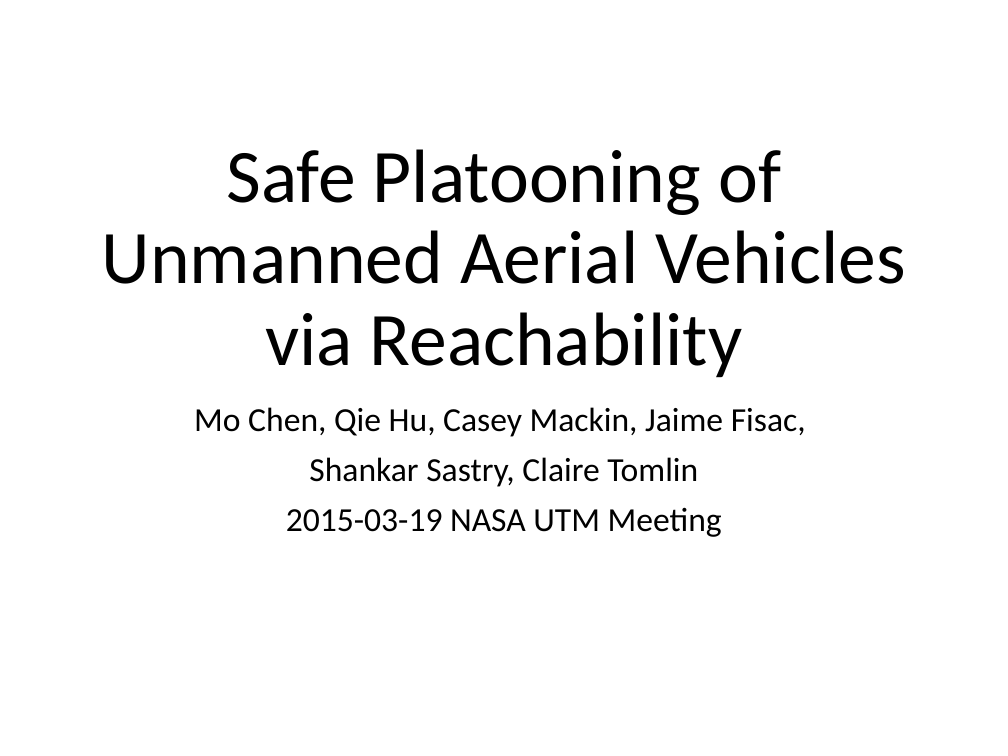
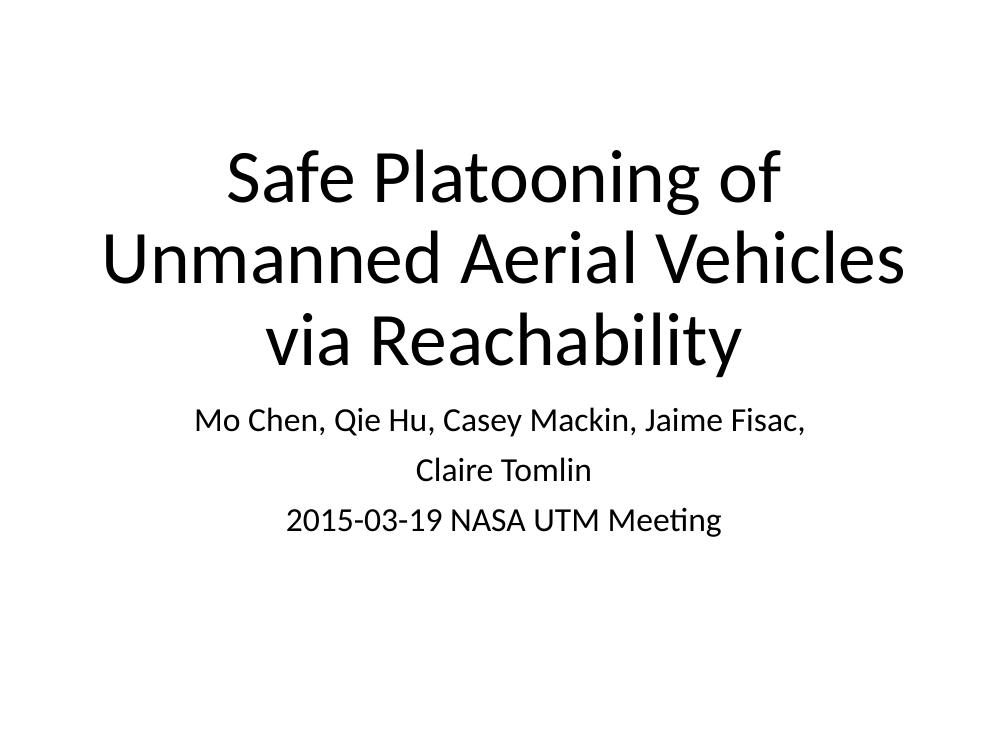
Before and after one commit to HJReachability/UTM, a slide deck: slide 1 of docs/Safe Platooning of Unmanned Aerial Vehicles via Reachability.pptx. Drawn at 1008x756 pixels with LibreOffice and Linux fonts; fonts in the diff are those of the drawing. Boxes give left, top, right and bottom in pixels: in the first picture for what was removed or moved away, otherwise in the second. Text is boxed around its words. In the diff, an @@ line names an element or a change of style, - is before the commit and + after.

```diff
--- a/docs/Safe Platooning of Unmanned Aerial Vehicles via Reachability.pptx
+++ b/docs/Safe Platooning of Unmanned Aerial Vehicles via Reachability.pptx
@@ subtitle at (416,457,592,482): text changed @@
-Shankar Sastry, Claire Tomlin
+Claire Tomlin
```
Also in this commit, not shown: 3 other files.
